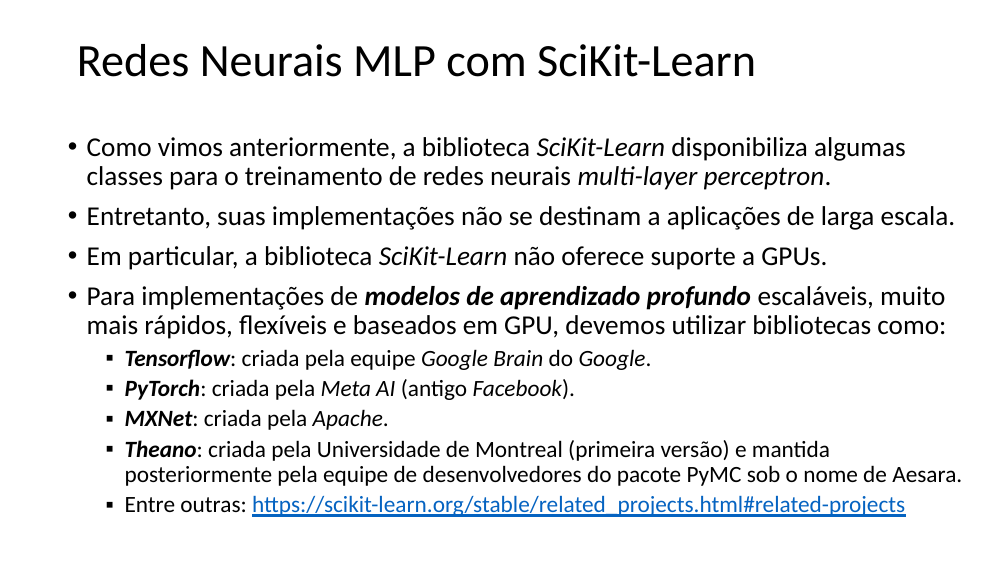
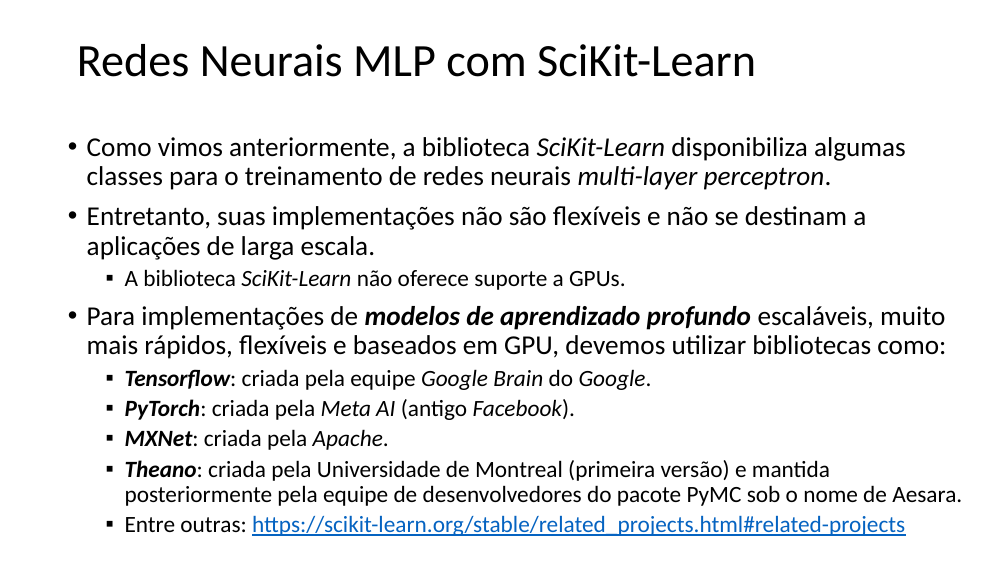
Before and after one commit to zz4fap/t320_aprendizado_de_maquina, a slide deck: slide 17 of slides/T320_Redes_Neurais_Artificiais (Parte IV).pptx. Drawn at 1008x567 pixels with LibreOffice and Linux fonts; fonts in the diff are those of the drawing. Boxes give left, top, right and bottom in pixels: in the first picture for what was removed or moved away, otherwise in the second. Text is boxed around its words. In the diff, an @@ line names an element or a change of style, - is before the commit and + after.

```diff
--- a/slides/T320_Redes_Neurais_Artificiais (Parte IV).pptx
+++ b/slides/T320_Redes_Neurais_Artificiais (Parte IV).pptx
@@ text at box(87, 206, 866, 290): text changed @@
-• Entretanto, suas implementações não se destinam a aplicações de larga escala.
-• Em particular, a biblioteca SciKit-Learn não oferece suporte a GPUs.
+• Entretanto, suas implementações não são flexíveis e não se destinam a aplicações de larga escala.
+  ▪ A biblioteca SciKit-Learn não oferece suporte a GPUs.
```
Also in this commit, not shown: 10 other slides changed, 2 other files.
